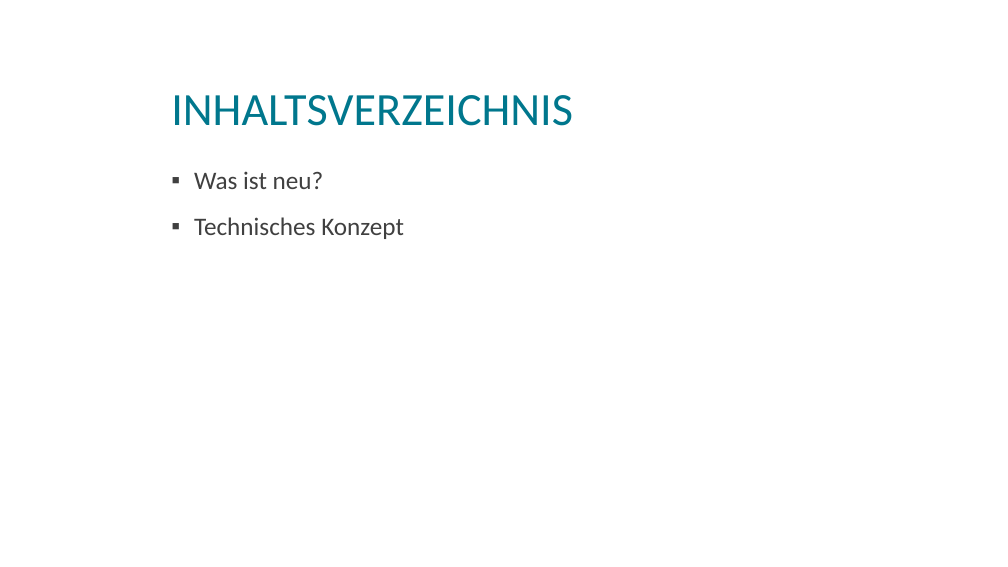
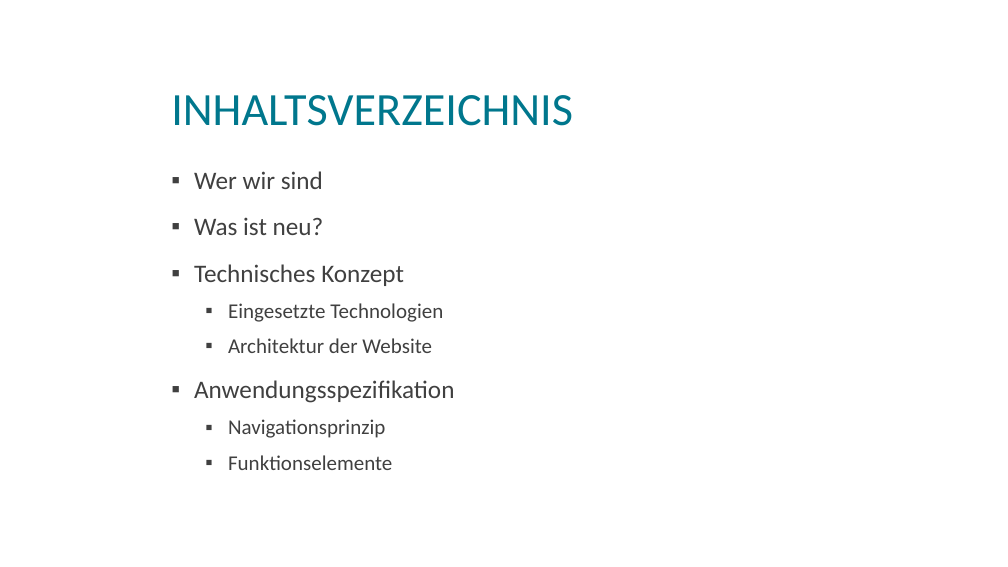
Before and after one commit to magharmi/StudentenFuerStudenten, a slide deck: slide 2 of websitePPneu.pptx. Drawn at 1008x567 pixels with LibreOffice and Linux fonts; fonts in the diff are those of the drawing; background and template pictures are left out. Boxes give left, top, right and bottom in pixels: in the first picture for what was removed or moved away, otherwise in the second. Text is boxed around its words. In the diff, an @@ line names an element or a change of style, - is before the commit and + after.

```diff
--- a/websitePPneu.pptx
+++ b/websitePPneu.pptx
@@ text at (194,171,323,189): paragraph added @@
+▪ Wer wir sind
@@ text at (194,303,454,470): paragraphs added @@
+  ▪ Eingesetzte Technologien
+  ▪ Architektur der Website
+▪ Anwendungsspezifikation
+  ▪ Navigationsprinzip
+  ▪ Funktionselemente
```
